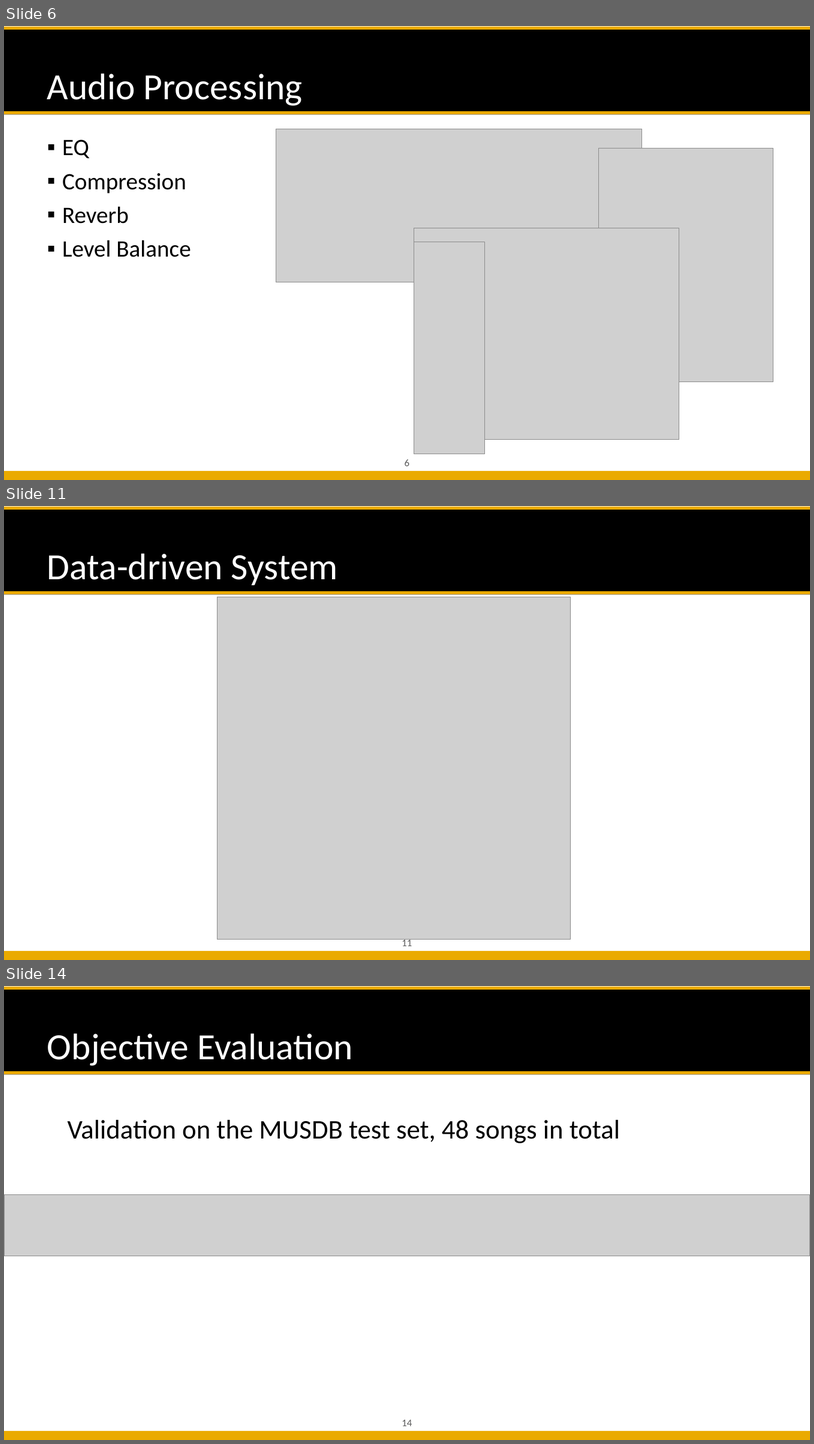
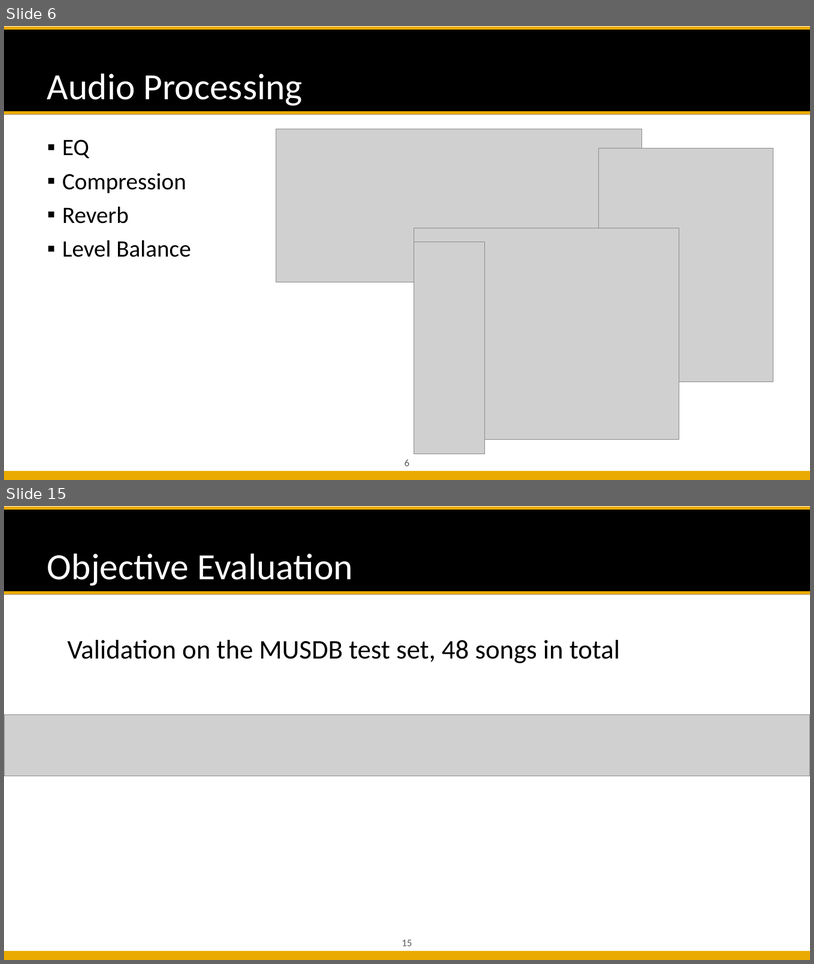
Before and after one commit to likelian/Lab_spring2022, a slide deck: doc/PPT_final/ Automatic Mixing.pptx. Shown one above the other, each under a label of ours: slides 6, 11 and 14 before the commit, slides 6 and 15 after it; the slides between them are not shown. The pictures are 814x1444 and 814x964 pixels, drawn with LibreOffice and Linux fonts; fonts in the diff are those of the drawing; grey boxes stand for pictures; background and template pictures are left out. Boxes give left, top, right and bottom in pixels: in the first picture for what was removed or moved away, otherwise in the second. Text is boxed around its words. In the diff, an @@ line names an element or a change of style, - is before the commit and + after.

```diff
--- a/doc/PPT_final/ Automatic Mixing.pptx
+++ b/doc/PPT_final/ Automatic Mixing.pptx
@@ slide 11 removed at (4, 506, 810, 960), background #FFFFFF; not listed: 5 template elements that a slide beside it also shows @@
@@ title removed at (47, 553, 338, 585) @@
-Data-driven System
@@ picture removed at (218, 597, 571, 939) @@
@@ what was slide 14 is now slide 15 @@
@@ page number at (402, 939, 412, 946): text changed @@
-14
+15
```
Also in this commit, not shown: 7 slides changed, 2 slides added, 8 other files.
